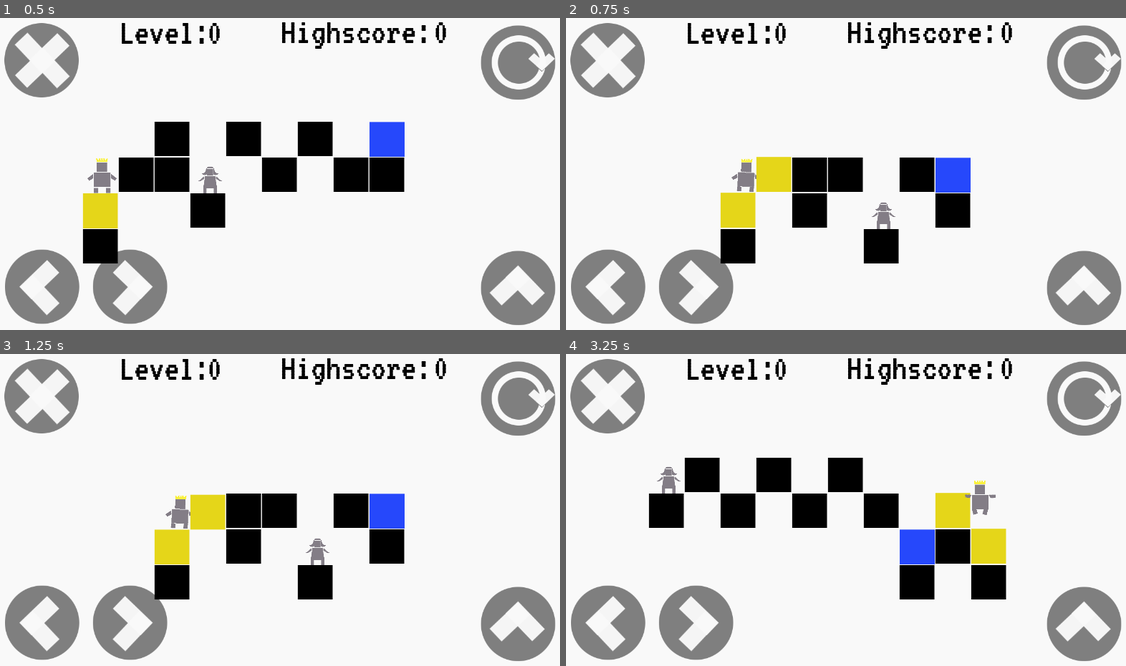
Above: before the commit, frames 1-4 (two rows, left to right).
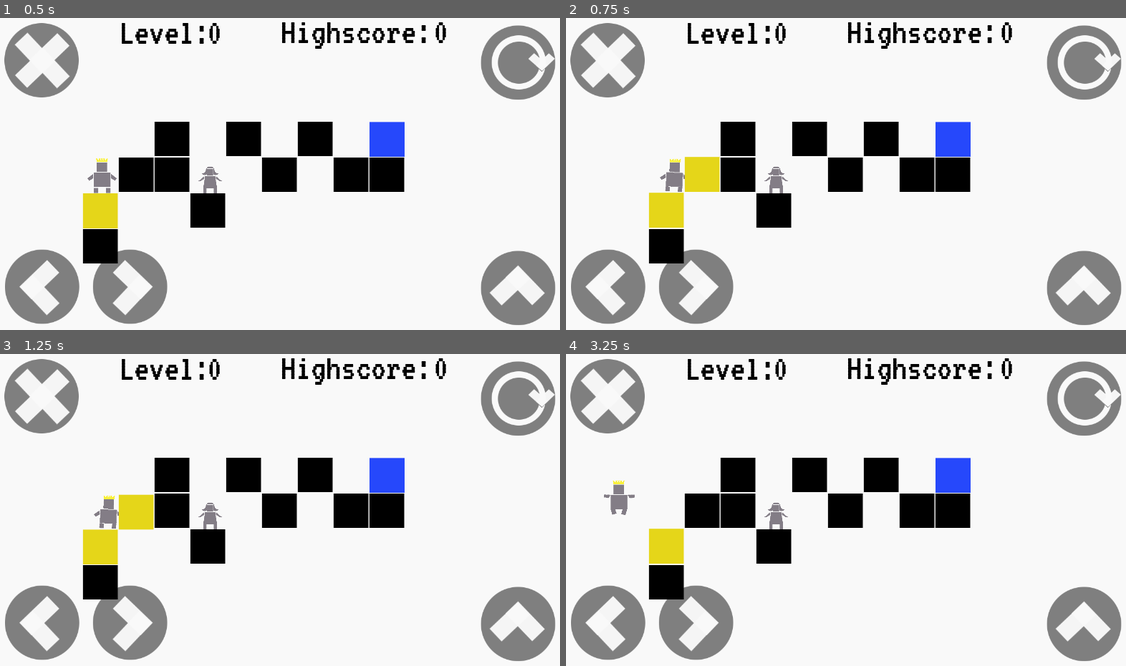
Above: after the commit, the same moments.

Repository: meburns/midas
Game: Godot game, scene res://src/levels/EndlessLevel.tscn
Two runs of this game, one before a commit and one after it. Both use one fixed random seed, a clock stepped at 60 frames per second and the inputs below. This scene is started directly instead of the project's main scene.
Inputs:
- Up to frame 1 (0.5 s): no input
- Up to frame 2 (0.75 s): tap Enter (ui_accept) at 0.5 s; hold Right (move_right) from 0.53 s (still down); tap R (refresh) at 0.6 s
- Up to frame 3 (1.25 s): keep holding Right (move_right); tap Space (jump) at 0.77 s
- Up to frame 4 (3.25 s): tap R (refresh) at 1.35, 2.1, 2.85 s; tap Space (jump) at 1.52, 3.02 s; release Right (move_right) at 2.03 s; hold A (move_left) from 2.03 s (still down)

Frame 1 is identical in both runs. In frame 2, 12% of the frame differs, in the area x 14-73%, y 33-79%; in frame 3, 12%; in frame 4, 16%, in the area x 6-79%, y 33-79%.

Commit message:
Add endless level reload logic

Diff:
--- a/src/overlays/Outside.gd
+++ b/src/overlays/Outside.gd
@@ -5,4 +5,7 @@
 func _on_Outside_body_entered(body: PhysicsBody2D) -> void:
 	if body.get_name() == "Midas":
 		SFX.play("Redo")
-		get_tree().reload_current_scene()
+		if get_tree().get_root().find_node("EndlessLevel", true, false):
+			get_tree().get_root().find_node("EndlessLevel", true, false).reload_level()
+		else:
+			get_tree().reload_current_scene()
--- a/src/players/Midas.gd
+++ b/src/players/Midas.gd
@@ -87,7 +87,10 @@
 		# reload the current level on "refresh" key pressed
 		if Input.is_action_just_pressed("refresh"):
 			SFX.play("Redo")
-			get_tree().reload_current_scene()
+			if get_tree().get_root().find_node("EndlessLevel", true, false):
+				get_tree().get_root().find_node("EndlessLevel", true, false).reload_level()
+			else:
+				get_tree().reload_current_scene()
 		# reload the current level on "refresh" key pressed
 		if Input.is_action_just_pressed("menu"):
 			get_tree().change_scene("res://src/Menu.tscn")
